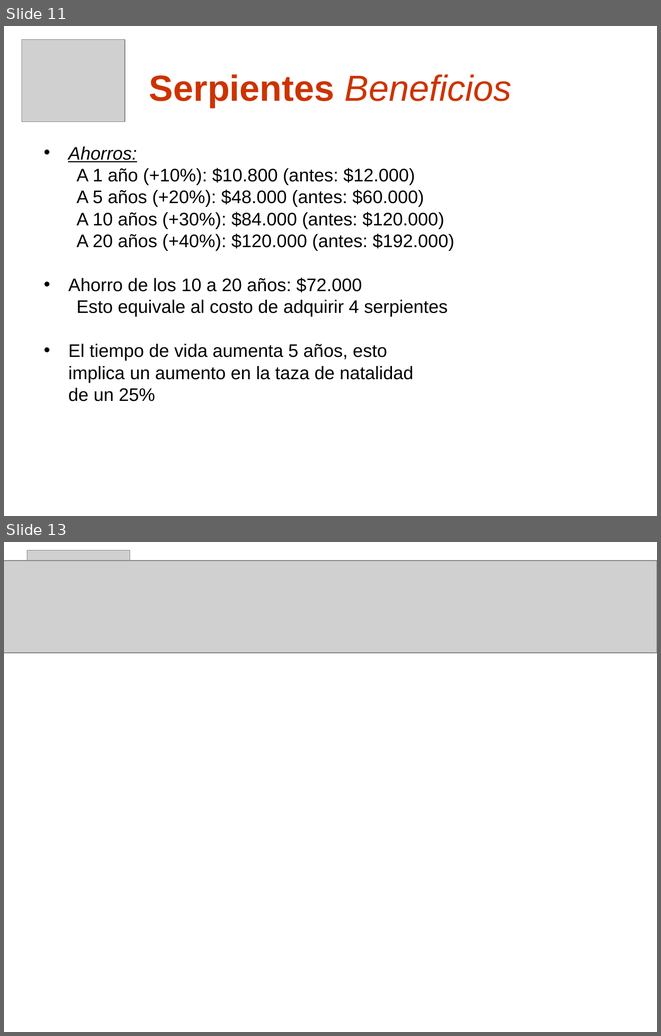
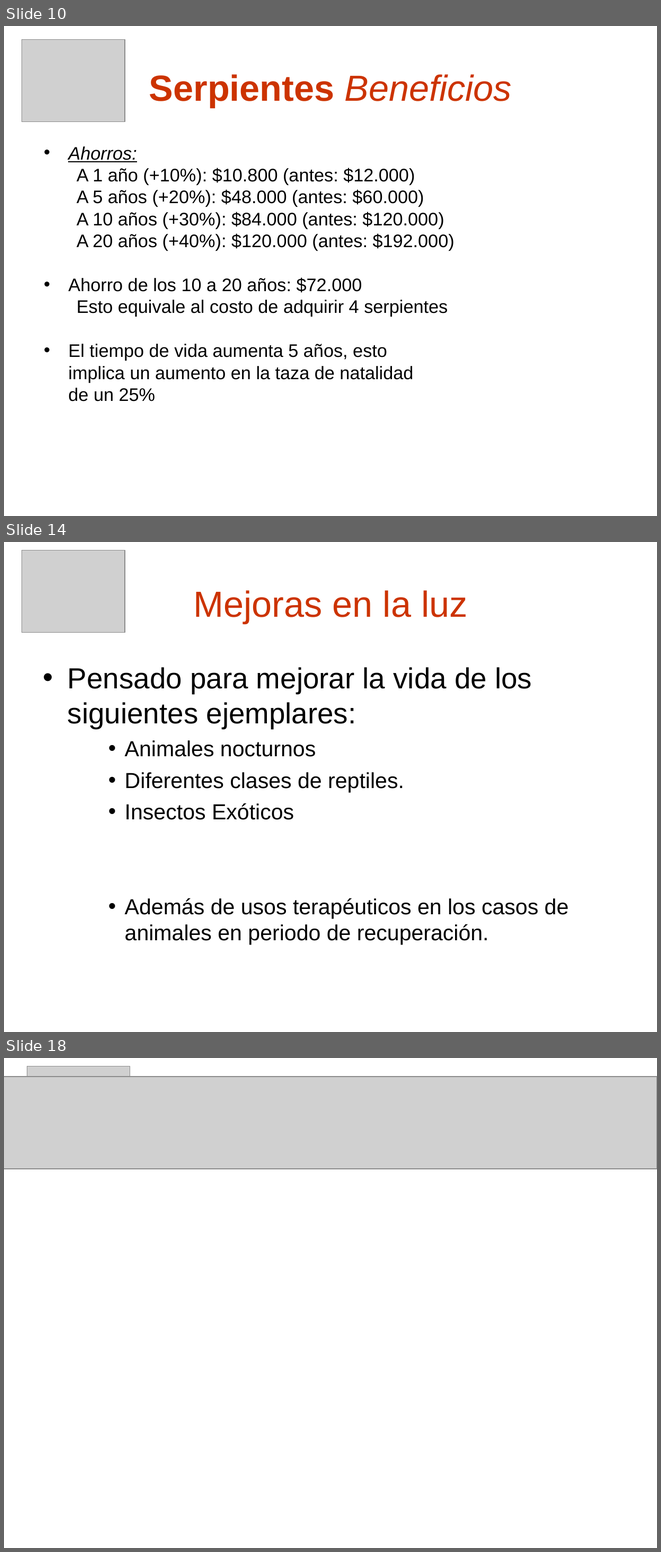
Before and after one commit to skiel85/taller-desarrollo-proyectos-i, a slide deck: Presentaciones/Demo Gerencial.ppt. Shown one above the other, each under a label of ours: slides 11 and 13 before the commit, slides 10, 14 and 18 after it; the slides between them are not shown. The pictures are 661x1036 and 661x1552 pixels, drawn with LibreOffice and Linux fonts; fonts in the diff are those of the drawing; grey boxes stand for pictures; background and template pictures are left out. Boxes give left, top, right and bottom in pixels: in the first picture for what was removed or moved away, otherwise in the second. Text is boxed around its words. In the diff, an @@ line names an element or a change of style, - is before the commit and + after.

```diff
--- a/Presentaciones/Demo Gerencial.ppt
+++ b/Presentaciones/Demo Gerencial.ppt
@@ slide 14 added at [4, 542, 657, 1032], background picture (left out) @@
@@ picture added at [21, 550, 125, 633] @@
@@ title added at [194, 590, 467, 623], 40 pt, text #CC3300 @@
+Mejoras en la luz
@@ text added at [68, 667, 569, 945], 24 pt, text #000000 @@
+• Pensado para mejorar la vida de los siguientes ejemplares:
+    • Animales nocturnos
+    • Diferentes clases de reptiles.
+    • Insectos Exóticos
+    • Además de usos terapéuticos en los casos de animales en periodo de recuperación.
@@ what was slide 11 is now slide 10 @@
@@ what was slide 13 is now slide 18 @@
```
Also in this commit, not shown: 10 slides changed, 5 other slides added, 1 slide removed.
